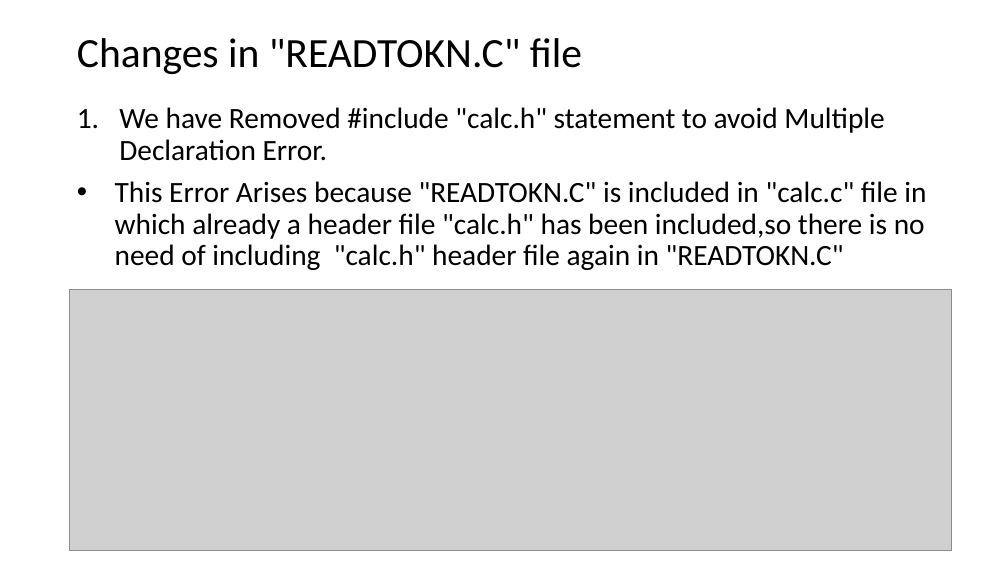
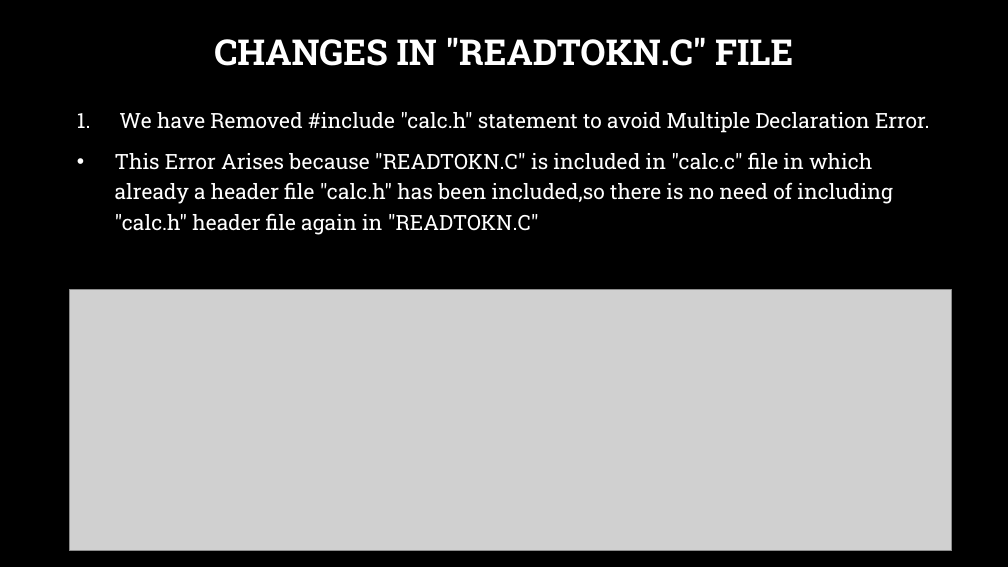
Before and after one commit to dhruvdani/CodeGladiators, a slide deck: slide 6 of Round-2.pptx. Drawn at 1008x567 pixels with LibreOffice and Linux fonts; fonts in the diff are those of the drawing; grey boxes stand for pictures; background and template pictures are left out. Boxes give left, top, right and bottom in pixels: in the first picture for what was removed or moved away, otherwise in the second. Text is boxed around its words. In the diff, an @@ line names an element or a change of style, - is before the commit and + after.

```diff
--- a/Round-2.pptx
+++ b/Round-2.pptx
@@ background #FFFFFF to picture (left out) @@
@@ title at bbox=[214, 37, 793, 66]: text changed; size 39.6 to 34 pt; font Calibri to Roboto Slab; text colour #000000 to #FFFFFF; bold on @@
-Changes in "READTOKN.C" file
+CHANGES IN "READTOKN.C" FILE
@@ text "We have Removed #include "calc.h" ..." at bbox=[115, 112, 930, 235]: size 28 to 20 pt, font Calibri to Roboto Slab, text colour #000000 to #FFFFFF; line spacing 0.9 to 1.2 @@
```
Also in this commit, not shown: 6 other slides changed, 1 slide added.
